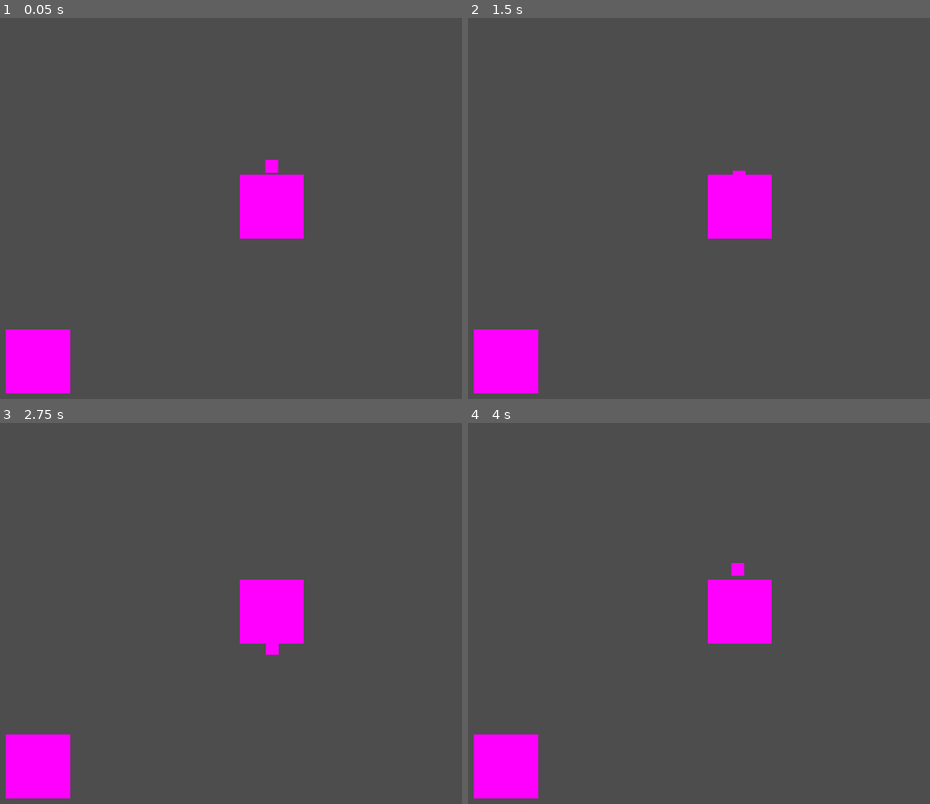
Above: before the commit, frames 1-4 (two rows, left to right).
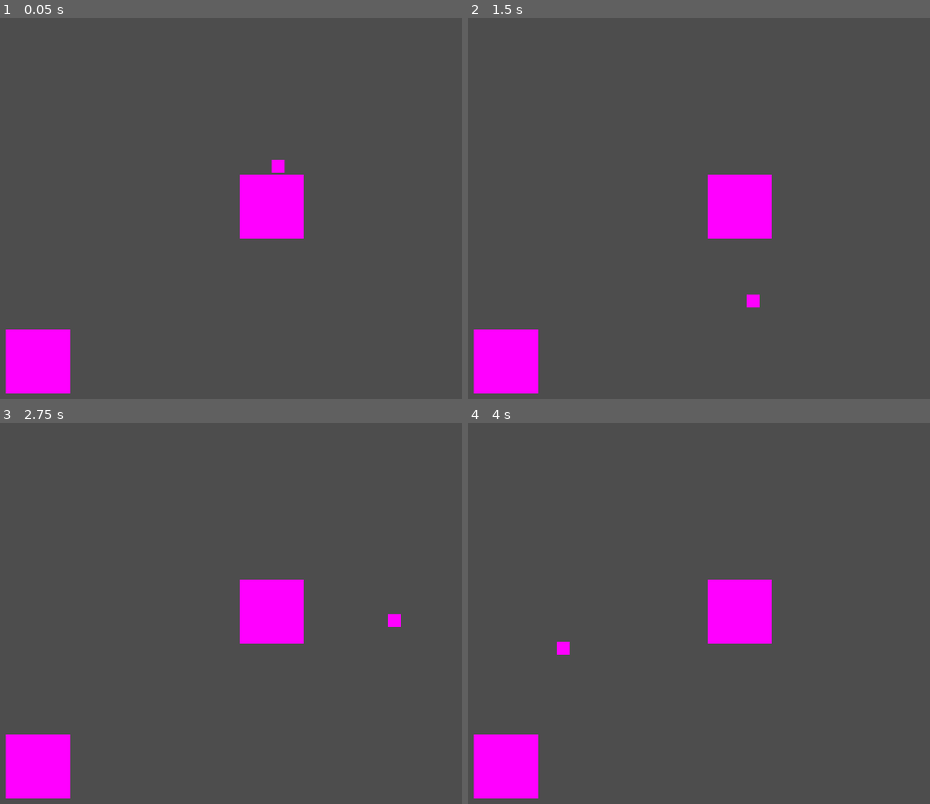
Above: after the commit, the same moments.

Repository: FreezeDriedMangos/gmtk-jam-2024
Game: Godot game, scene res://physical_battle_environment.tscn
Same seed, same stepped clock (60 frames per second), same inputs: the game is played once before the commit and once after it.
Inputs:
- Up to frame 1 (0.05 s): no input
- Up to frame 2 (1.5 s): tap Enter at 0.5 s; hold Right (ui_right) 0.53-1.28 s; hold Down (ui_down) from 1.28 s (still down)
- Up to frame 3 (2.75 s): release Down (ui_down) at 2.03 s; hold Right (ui_right) from 2.03 s (still down)
- Up to frame 4 (4 s): tap Space at 2.75 s; release Right (ui_right) at 2.78 s; hold Up (ui_up) 2.78-3.53 s; hold Left (ui_left) from 3.53 s (still down)

The runs differ from the first frame. In frame 1, 0.1% of the frame differs, in the area x 57-62%, y 37-41%; in frame 2, 0.1%; in frame 3, 0.2%; in frame 4, 0.2%, in the area x 19-60%, y 36-61%.

Commit message:
accidental v1 fairy movement

Diff:
--- a/fairy_controller.gd
+++ b/fairy_controller.gd
@@ -1,11 +1,12 @@
 extends Node2D
 
 @export var starting_distance = 70
+@export var friction: float = 0.1
 @export var speed: float
 @export var boost_speed: float
 @export var tooth_mech: Node2D
 
-var velocity = Vector2()
+@export var velocity = Vector2()
 
 func _ready() -> void:
 	self.position = tooth_mech.position + Vector2(0, -self.starting_distance)
@@ -13,10 +14,13 @@
 
 
 func _process(delta: float) -> void:
-	var input_direction = Vector2(Input.get_axis("ui_left", "ui_right"), Input.get_axis("ui_down", "ui_up"))
+	var input_direction = Vector2(Input.get_axis("ui_left", "ui_right"), -Input.get_axis("ui_down", "ui_up"))
 	var circling_direction = tooth_mech.position - self.position
 
 	velocity += circling_direction
 	velocity += input_direction * speed
 
+	if self.velocity.length_squared() > speed**2:
+		self.velocity = self.velocity.lerp(self.velocity.normalized() * speed, self.friction)
+
 	self.position += self.velocity * delta
--- a/physical_battle_environment.tscn
+++ b/physical_battle_environment.tscn
@@ -36,7 +36,7 @@
 position = Vector2(7, 105)
 scale = Vector2(20, 20)
 script = ExtResource("4_3g6bn")
-speed = 1.0
+speed = 200.0
 boost_speed = 2.0
 tooth_mech = NodePath("../ToothMech")
 
